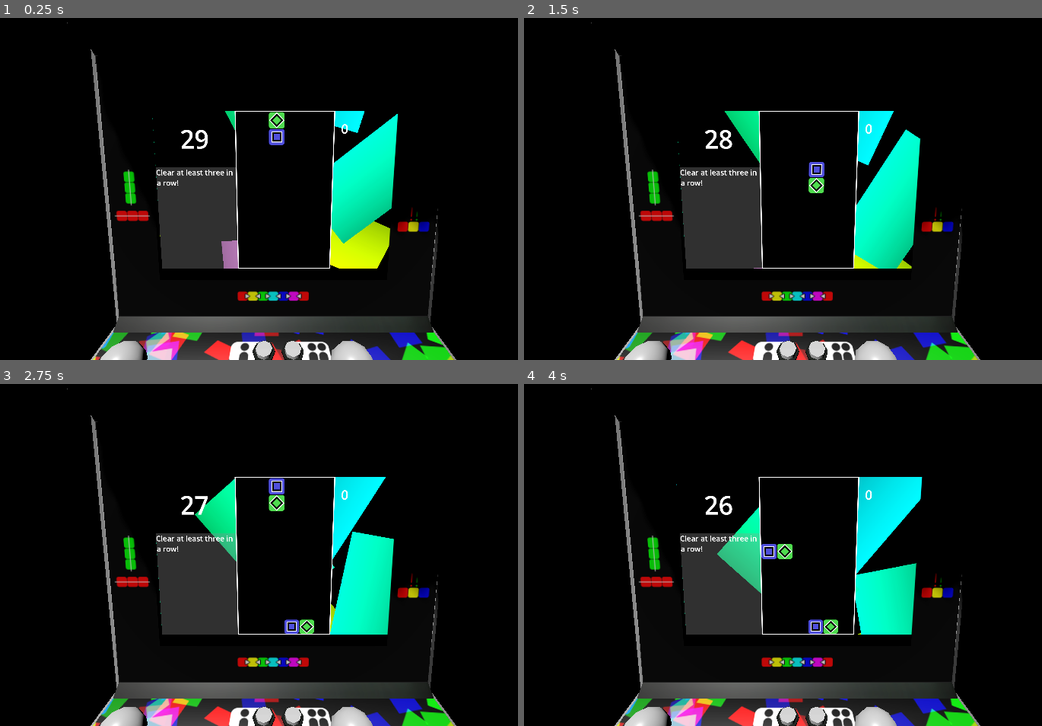
Above: before the commit, frames 1-4 (two rows, left to right).
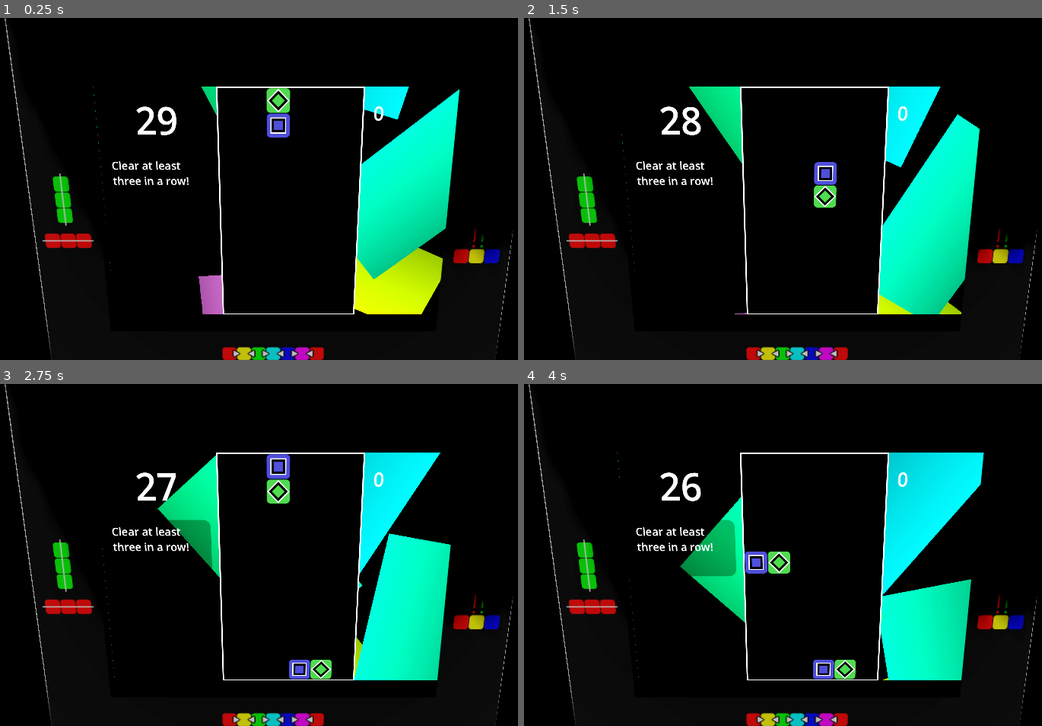
Above: after the commit, the same moments.

Repository: liabilityluke/FBGJ2025
Game: Godot game, scene res://cabinet.tscn
The game is run twice, just before and just after one commit, with the same random seed, the same clock (stepped at 60 frames per second) and the same inputs. This scene is started directly instead of the project's main scene.
Inputs:
- Up to frame 1 (0.25 s): no input
- Up to frame 2 (1.5 s): tap Enter (ui_accept) at 0.5, 0.77 s; hold Right (ui_right) 0.53-1.28 s; hold Down (ui_down) from 1.28 s (still down)
- Up to frame 3 (2.75 s): tap Enter (ui_accept) at 1.52 s; release Down (ui_down) at 2.03 s; hold Right (ui_right) from 2.03 s (still down)
- Up to frame 4 (4 s): tap Enter (ui_accept) at 3.02, 3.77 s; release Right (ui_right) at 3.53 s; hold Left (ui_left) from 3.53 s (still down)

The runs differ from the first frame. In frame 1, 29% of the frame differs, in the area x 0-100%, y 0-100%; in frame 2, 30%; in frame 3, 30%; in frame 4, 28%.

Commit message:
change visuals again

Diff:
--- a/cabinet.tscn
+++ b/cabinet.tscn
@@ -46,7 +46,7 @@
 environment = SubResource("Environment_igc2x")
 
 [node name="Camera3D" type="Camera3D" parent="."]
-transform = Transform3D(-1, 0, -8.74228e-08, -1.08041e-08, 0.992334, 0.123584, 8.67526e-08, 0.123584, -0.992334, 0, 3.41295, -2.46189)
+transform = Transform3D(-1, 0, -8.74228e-08, -1.08041e-08, 0.992334, 0.123584, 8.67526e-08, 0.123584, -0.992334, 0, 3.413, -2.022)
 
 [node name="cabinet(1)" parent="." instance=ExtResource("1_ei0b6")]
 
--- a/objectives.gd
+++ b/objectives.gd
@@ -1,6 +1,8 @@
 extends RichTextLabel
 
 var objective_array := []
+
+@export var objective_timer : Node
 
 class Objective :
 	var time := 30
@@ -31,7 +33,7 @@
 
 
 	text = objective_array[0].text
-	$"../../ObjectiveTimer".start_timer(objective_array[0].time)
+	objective_timer.start_timer(objective_array[0].time)
 
 
 
@@ -42,6 +44,6 @@
 			if objective_array.size() > 0 :
 
 				text = objective_array[0].text
-				$"../../ObjectiveTimer".start_timer(objective_array[0].time)
+				objective_timer.start_timer(objective_array[0].time)
 			else :
 				text = "you win!!"
--- a/screen.tscn
+++ b/screen.tscn
@@ -18,6 +18,13 @@
 _limits = [-1.0, 1.0, 0.0, 1.0]
 _data = [Vector2(0, 1), 0.0, 0.0, 0, 0, Vector2(1, 1), 0.0, 0.0, 0, 0]
 point_count = 2
+
+[sub_resource type="StyleBoxFlat" id="StyleBoxFlat_61bok"]
+bg_color = Color(0, 0, 0, 0.392157)
+corner_radius_top_left = 20
+corner_radius_top_right = 20
+corner_radius_bottom_right = 20
+corner_radius_bottom_left = 20
 
 [node name="Node2D" type="Node2D"]
 
@@ -69,29 +76,47 @@
 [node name="ObjectiveTimer" type="RichTextLabel" parent="CanvasLayer/HBoxContainer/VBoxContainer"]
 layout_mode = 2
 size_flags_vertical = 3
-size_flags_stretch_ratio = 0.5
+size_flags_stretch_ratio = 0.55
 theme_override_font_sizes/normal_font_size = 100
 text = "60"
 horizontal_alignment = 1
 vertical_alignment = 1
 script = ExtResource("3_61bok")
 
-[node name="ColorRect" type="ColorRect" parent="CanvasLayer/HBoxContainer/VBoxContainer"]
+[node name="MarginContainer" type="MarginContainer" parent="CanvasLayer/HBoxContainer/VBoxContainer"]
 layout_mode = 2
 size_flags_vertical = 3
-color = Color(0.435294, 0.435294, 0.435294, 0.392157)
+size_flags_stretch_ratio = 0.5
+theme_override_constants/margin_left = 20
+theme_override_constants/margin_right = 20
 
-[node name="Objectives" type="RichTextLabel" parent="CanvasLayer/HBoxContainer/VBoxContainer/ColorRect"]
+[node name="Panel" type="Panel" parent="CanvasLayer/HBoxContainer/VBoxContainer/MarginContainer"]
+layout_mode = 2
+theme_override_styles/panel = SubResource("StyleBoxFlat_61bok")
+
+[node name="MarginContainer" type="MarginContainer" parent="CanvasLayer/HBoxContainer/VBoxContainer/MarginContainer/Panel"]
 layout_mode = 1
 anchors_preset = 15
 anchor_right = 1.0
 anchor_bottom = 1.0
 grow_horizontal = 2
 grow_vertical = 2
+theme_override_constants/margin_left = 10
+theme_override_constants/margin_top = 10
+theme_override_constants/margin_right = 10
+theme_override_constants/margin_bottom = 10
+
+[node name="Objectives" type="RichTextLabel" parent="CanvasLayer/HBoxContainer/VBoxContainer/MarginContainer/Panel/MarginContainer" node_paths=PackedStringArray("objective_timer")]
+layout_mode = 2
 size_flags_vertical = 3
 theme_override_font_sizes/normal_font_size = 30
 text = "Testing Testing!!!!"
 script = ExtResource("2_7cosj")
+objective_timer = NodePath("../../../../ObjectiveTimer")
+
+[node name="CenterContainer" type="CenterContainer" parent="CanvasLayer/HBoxContainer/VBoxContainer"]
+layout_mode = 2
+size_flags_vertical = 3
 
 [node name="CenterContainer" type="CenterContainer" parent="CanvasLayer/HBoxContainer"]
 layout_mode = 2
@@ -101,4 +126,4 @@
 position = Vector2(0, 4)
 
 [connection signal="timeout" from="CanvasLayer/HBoxContainer/VBoxContainer/ObjectiveTimer" to="CanvasLayer/HBoxContainer/CenterContainer/Board" method="start_lose_screen"]
-[connection signal="chain_finished" from="CanvasLayer/HBoxContainer/CenterContainer/Board" to="CanvasLayer/HBoxContainer/VBoxContainer/ColorRect/Objectives" method="_on_board_chain_finished"]
+[connection signal="chain_finished" from="CanvasLayer/HBoxContainer/CenterContainer/Board" to="CanvasLayer/HBoxContainer/VBoxContainer/MarginContainer/Panel/MarginContainer/Objectives" method="_on_board_chain_finished"]
Not shown: 1 places in screen.tscn that only renumber resources
